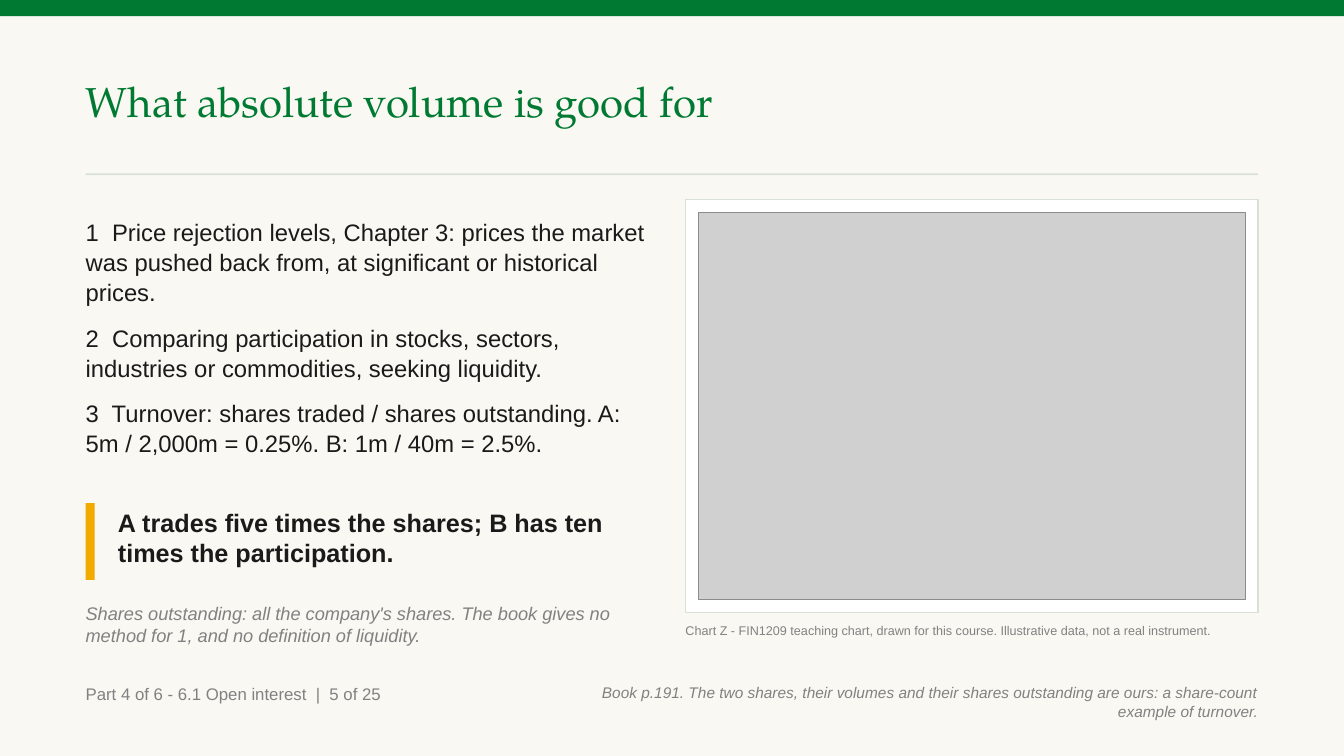
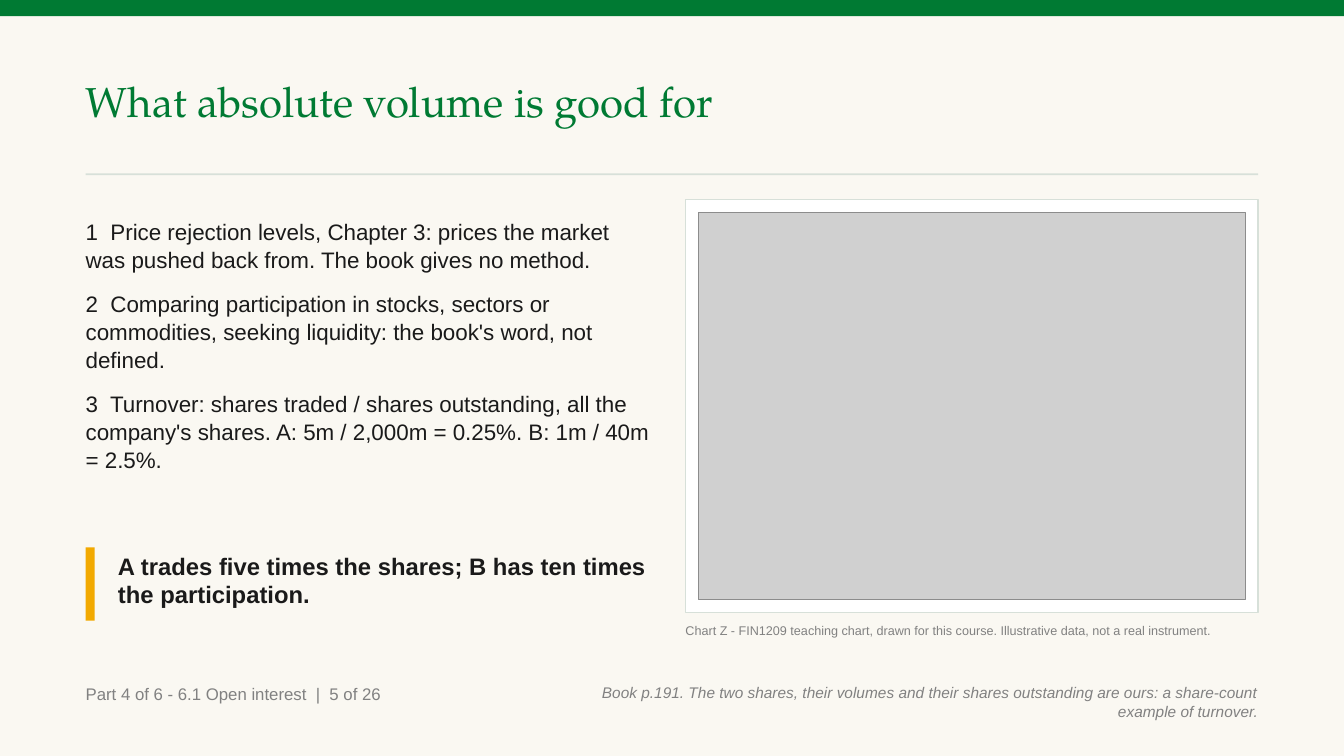
Before and after one commit to benjiesotelo-sudo/Telos_FIN1209, a slide deck: slide 74 of chapter-06/FIN1209-Chapter-06.pptx. Drawn at 1344x756 pixels with LibreOffice and Linux fonts; fonts in the diff are those of the drawing; grey boxes stand for pictures. Boxes give left, top, right and bottom in pixels: in the first picture for what was removed or moved away, otherwise in the second. Text is boxed around its words. In the diff, an @@ line names an element or a change of style, - is before the commit and + after.

Commit message:
Chapter 6 Part 4: fix the fresh reader's ten failing slides
Reading the tick and the TRIN now says Figure 6.25 departs from the
short-term rule printed above it, says its tick goes below zero so it is
not tick volume, and ends on what to do. The bearish day quotes both the
text and the figure on the tick and reads the circled extreme bearish
ticks. What the change in volume tells keeps Part 1's two tests apart.
The four steps define the intersection in the body, and a new slide says
what our two levels did, including the break. Figure 6.29's dark columns
are tied to its overextended volume level. Distortions, absolute volume,
silver, 3M and the TRIN term now define or disclaim every term in the
body. No check, answer or title changed.

```diff
--- a/chapter-06/FIN1209-Chapter-06.pptx
+++ b/chapter-06/FIN1209-Chapter-06.pptx
@@ text at box(86, 223, 648, 469): text changed; size 17 to 16 pt @@
-1 Price rejection levels, Chapter 3: prices the market was pushed back from, at significant or historical prices.
-2 Comparing participation in stocks, sectors, industries or commodities, seeking liquidity.
-3 Turnover: shares traded / shares outstanding. A: 5m / 2,000m = 0.25%. B: 1m / 40m = 2.5%.
+1 Price rejection levels, Chapter 3: prices the market was pushed back from. The book gives no method.
+2 Comparing participation in stocks, sectors or commodities, seeking liquidity: the book's word, not defined.
+3 Turnover: shares traded / shares outstanding, all the company's shares. A: 5m / 2,000m = 0.25%. B: 1m / 40m = 2.5%.
@@ rectangle: place and size @@
-rectangle at box(86, 503, 95, 580)
+rectangle at box(86, 547, 95, 621)
@@ text "A trades five times the ...": place and size @@
-text "A trades five times the ..." at box(118, 513, 603, 568)
+text "A trades five times the ..." at box(118, 557, 645, 608)
@@ text "A trades five times the ..." at box(118, 557, 645, 608): size 18 to 17 pt @@
@@ text removed at box(86, 607, 610, 646) @@
-Shares outstanding: all the company's shares. The book gives no method for 1, and no definition of liquidity.
@@ text at box(86, 688, 381, 704): text changed @@
-Part 4 of 6 - 6.1 Open interest | 5 of 25
+Part 4 of 6 - 6.1 Open interest | 5 of 26
```
Also in this commit, not shown: 24 other slides changed, 1 slide added, 2 other files.
